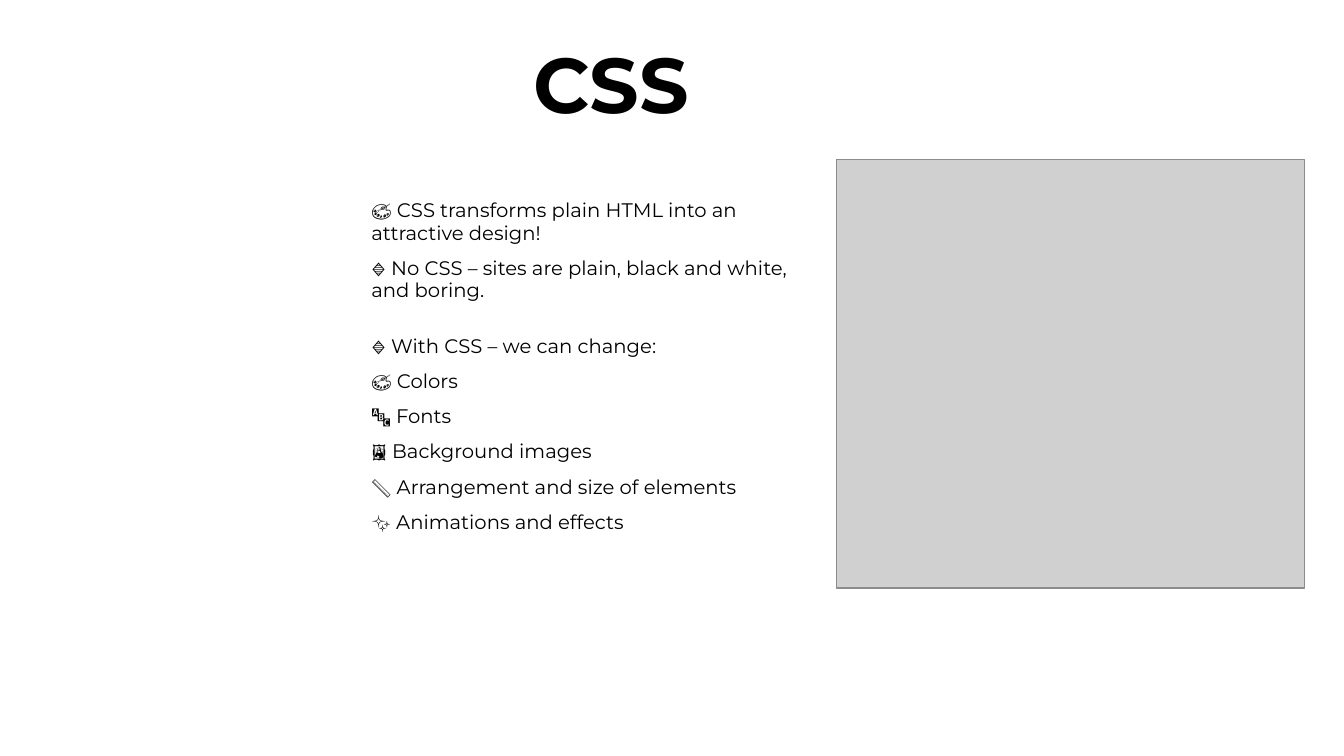
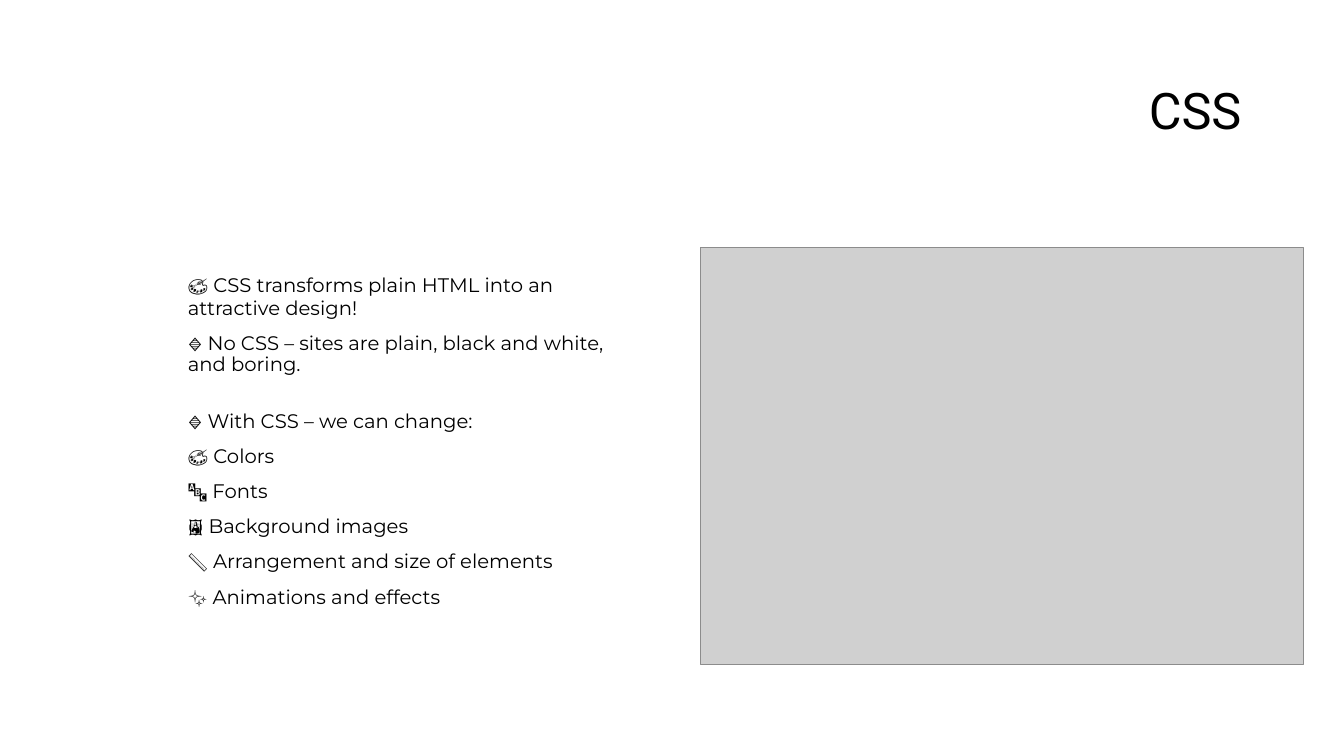
Before and after one commit to dinoDuvnjak/CTK, a slide deck: slide 3 of SHIFT4IT/css-introduction/css-introduction.pptx (slide 4 before the commit). Drawn at 1344x756 pixels with LibreOffice and Linux fonts; fonts in the diff are those of the drawing; grey boxes stand for pictures; background and template pictures are left out. Boxes give left, top, right and bottom in pixels: in the first picture for what was removed or moved away, otherwise in the second. Text is boxed around its words. In the diff, an @@ line names an element or a change of style, - is before the commit and + after.

```diff
--- a/SHIFT4IT/css-introduction/css-introduction.pptx
+++ b/SHIFT4IT/css-introduction/css-introduction.pptx
@@ title "CSS": place and size @@
-title "CSS" at [533,57,689,114]
+title "CSS" at [1149,92,1242,130]
@@ title "CSS" at [1149,92,1242,130]: size 55.5 to 36 pt, font Montserrat to Roboto, bold off; alignment left to right; line spacing 0.8 to 0.9 @@
@@ text "🎨 CSS transforms plain HTML ...": place and size @@
-text "🎨 CSS transforms plain HTML ..." at [371,202,786,529]
+text "🎨 CSS transforms plain HTML ..." at [188,277,603,604]
@@ picture: place and size @@
-picture at [837,159,1306,588]
+picture at [701,248,1305,664]
```
Also in this commit, not shown: 2 other slides changed, 1 slide added, 1 slide removed, 2 other files.
